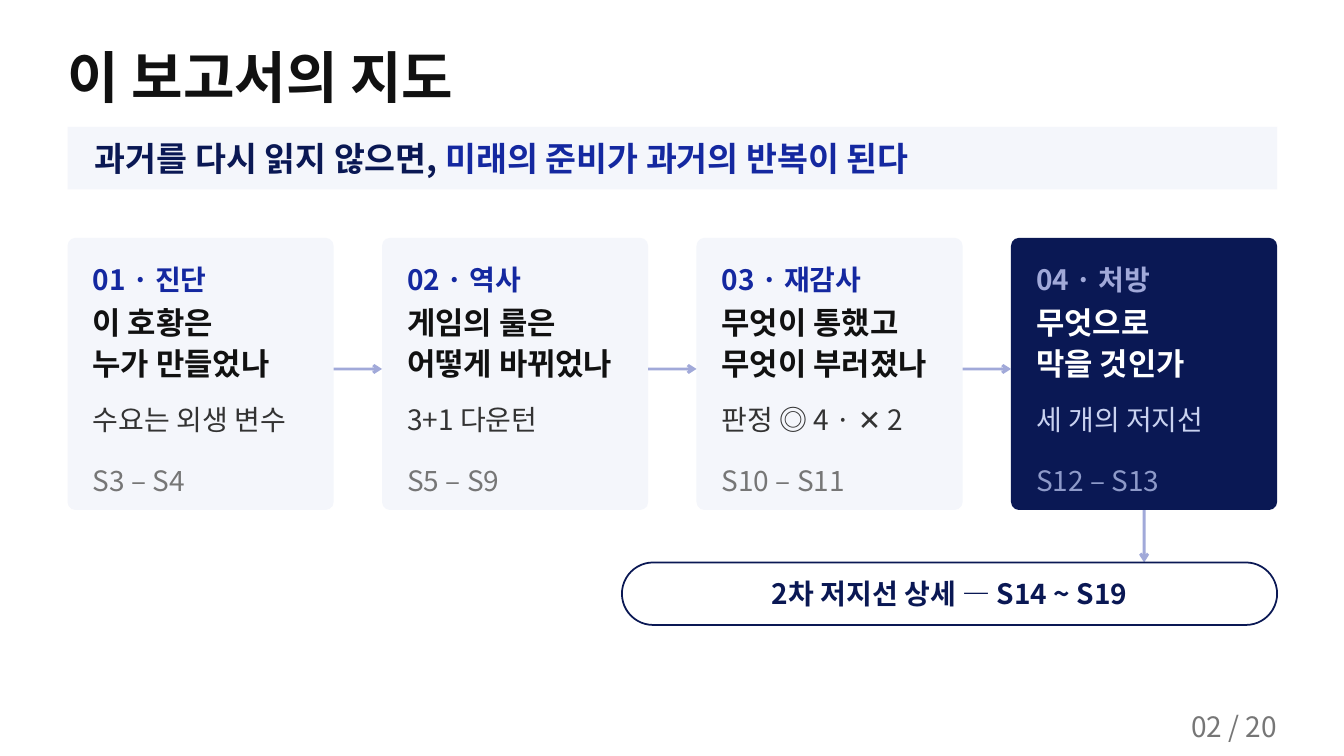
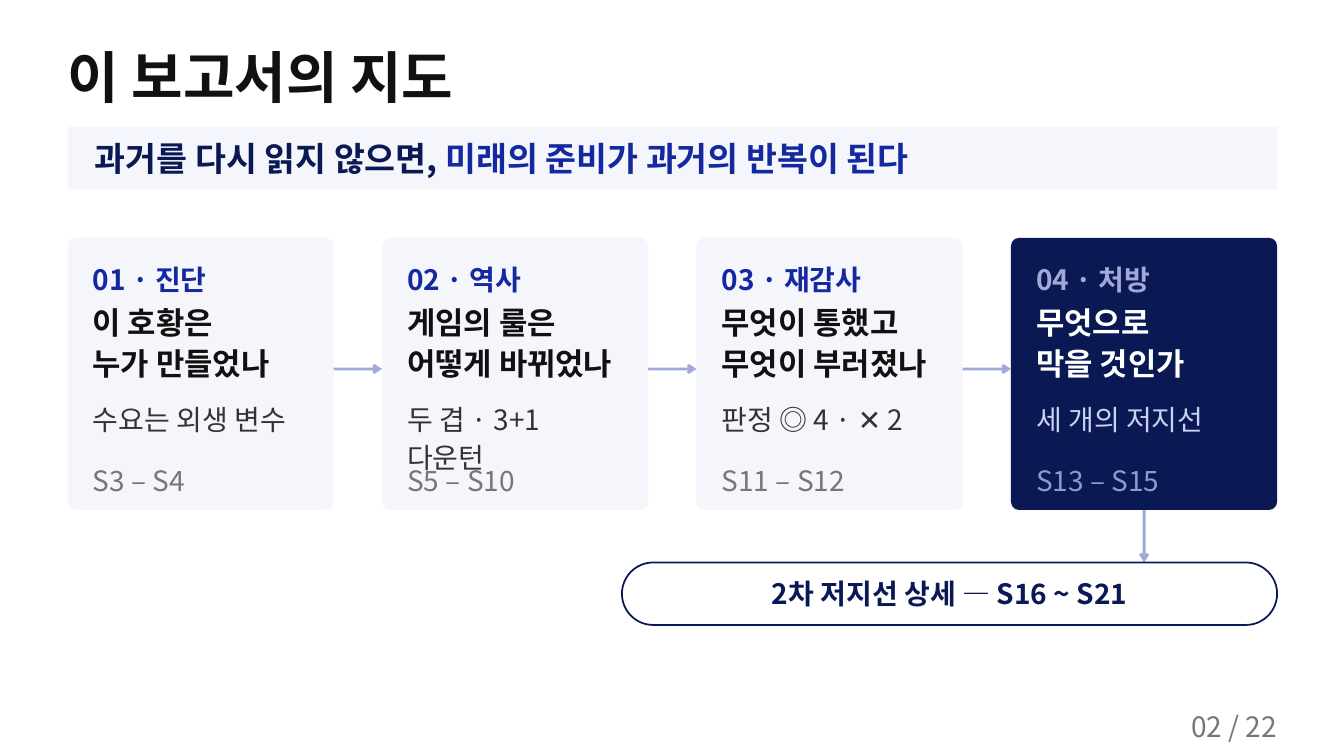
Before and after one commit to k31001/action-learning, a slide deck: slide 2 of outputs/presentation/storyline-common-overview.pptx. Drawn at 1344x756 pixels with LibreOffice and Linux fonts; fonts in the diff are those of the drawing. Boxes give left, top, right and bottom in pixels: in the first picture for what was removed or moved away, otherwise in the second. Text is boxed around its words. In the diff, an @@ line names an element or a change of style, - is before the commit and + after.

```diff
--- a/outputs/presentation/storyline-common-overview.pptx
+++ b/outputs/presentation/storyline-common-overview.pptx
@@ text at [407, 407, 540, 476]: text changed @@
-3+1 다운턴
+두 겹 · 3+1 다운턴
@@ text at [407, 463, 515, 492]: text changed @@
-S5 – S9
+S5 – S10
@@ text at [722, 470, 845, 492]: text changed @@
-S10 – S11
+S11 – S12
@@ text at [1036, 470, 1160, 492]: text changed @@
-S12 – S13
+S13 – S15
@@ text at [772, 580, 1128, 607]: text changed @@
-2차 저지선 상세 — S14 ~ S19
+2차 저지선 상세 — S16 ~ S21
@@ text at [1191, 716, 1277, 738]: text changed @@
-02 / 20
+02 / 22
```
Also in this commit, not shown: 18 other slides changed, 2 slides added, 4 other files.
